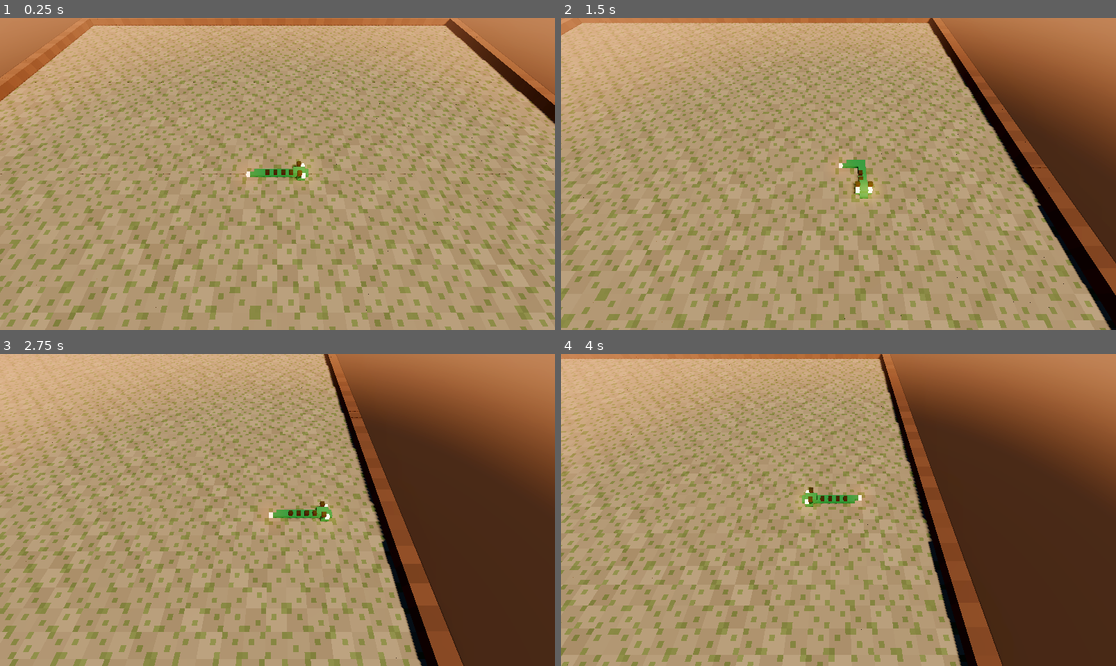
Above: before the commit, frames 1-4 (two rows, left to right).
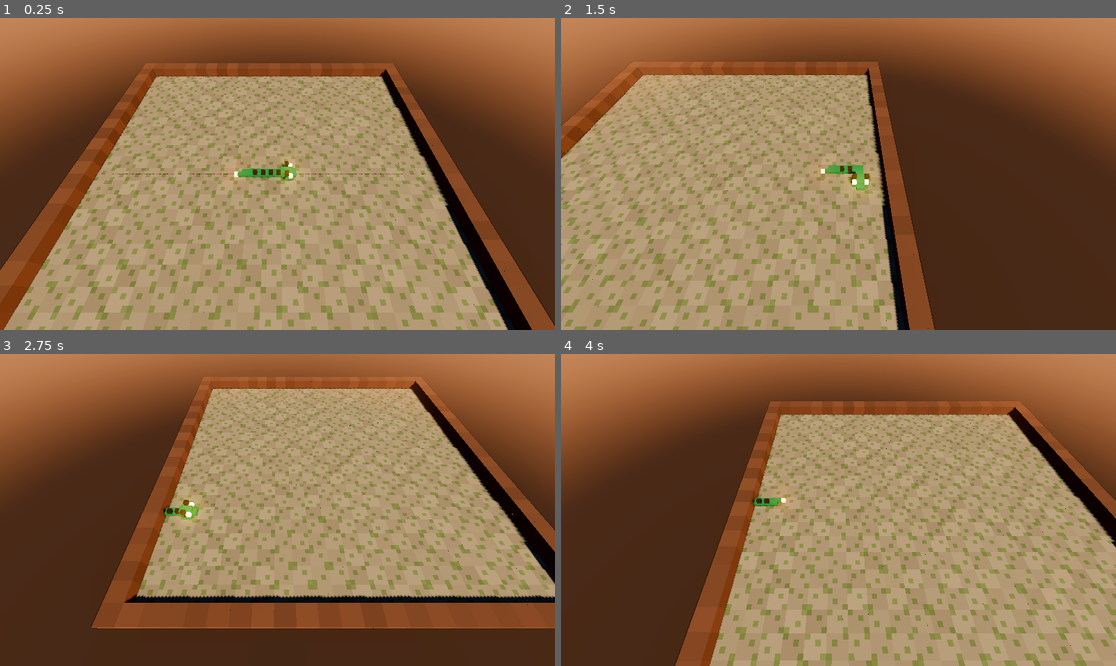
Above: after the commit, the same moments.

Repository: moberdor/d4-starter
Game: Godot game, scene res://main.tscn
Two runs of this game, one before a commit and one after it. Both use one fixed random seed, a clock stepped at 60 frames per second and the inputs below.
Inputs:
- Up to frame 1 (0.25 s): no input
- Up to frame 2 (1.5 s): hold Right (ui_right) 0.53-1.28 s; hold Down (ui_down) from 1.28 s (still down)
- Up to frame 3 (2.75 s): release Down (ui_down) at 2.03 s; hold Right (ui_right) from 2.03 s (still down)
- Up to frame 4 (4 s): release Right (ui_right) at 2.78 s; hold Up (ui_up) 2.78-3.53 s; hold Left (ui_left) from 3.53 s (still down)

The runs differ from the first frame. In frame 1, 55% of the frame differs, in the area x 0-100%, y 0-100%; in frame 2, 56%; in frame 3, 73%; in frame 4, 72%.

Commit message:
[Step 0] design.md target

Diff:
--- a/app/main.gd
+++ b/app/main.gd
@@ -2,8 +2,8 @@
 ## It never decides rules: those live in core/session.gd.
 extends Node3D
 
-const GRID := Vector2i(48, 48)  # your call: bigger grids make the dragon feel finer
-const TICK_SECONDS := 0.1
+const GRID := Vector2i(24, 24)  # your call: bigger grids make the dragon feel finer
+const TICK_SECONDS := 0.14
 const CAMERA_OFFSET := Vector3(0, 11, 7.5)  # above and behind the head
 const DIRECTIONS := {
 	"ui_up": Vector2i.UP,
Not shown, changed: DESIGN.md
